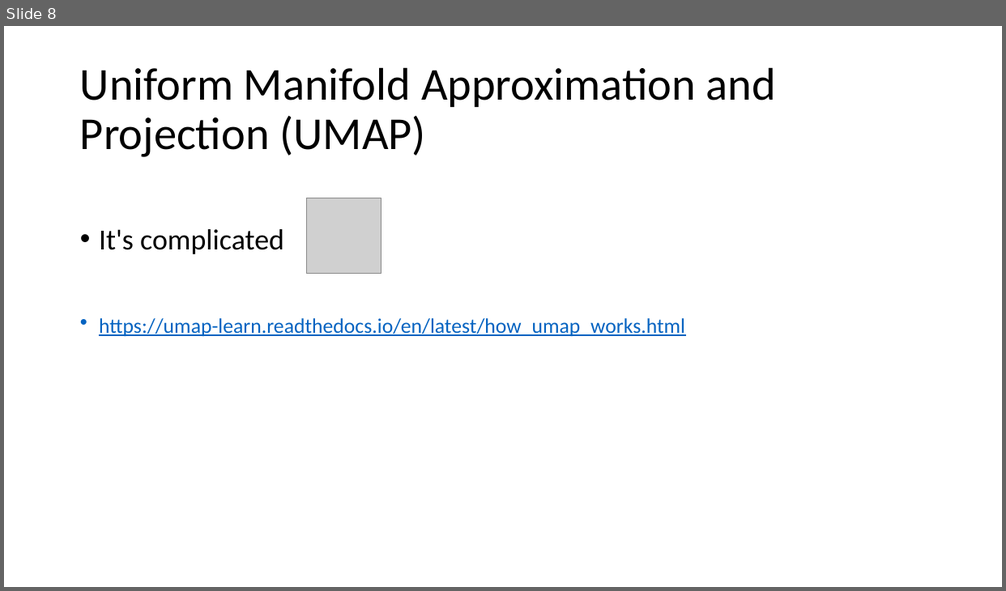
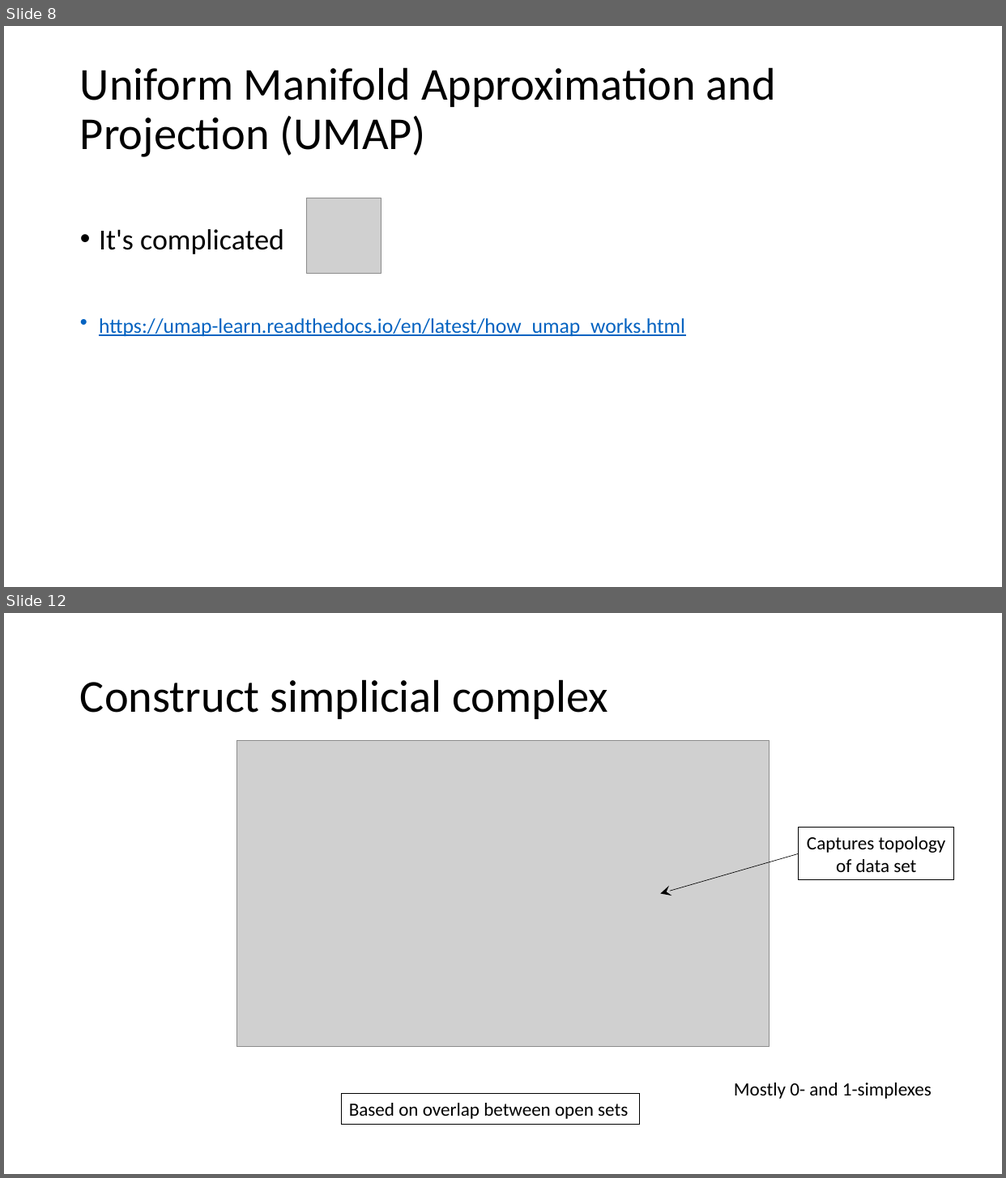
Before and after one commit to gjbex/Machine-learning-with-Python, a slide deck: dimensionality_reduction.pptx. Shown one above the other, each under a label of ours: slide 8 before the commit, slides 8 and 12 after it; the slides between them are not shown. The pictures are 1006x591 and 1006x1178 pixels, drawn with LibreOffice and Linux fonts; fonts in the diff are those of the drawing; grey boxes stand for pictures. Boxes give left, top, right and bottom in pixels: in the first picture for what was removed or moved away, otherwise in the second. Text is boxed around its words. In the diff, an @@ line names an element or a change of style, - is before the commit and + after.

```diff
--- a/dimensionality_reduction.pptx
+++ b/dimensionality_reduction.pptx
@@ slide 12 added at <box>4,613,1002,1174</box>, background #FFFFFF @@
@@ title added at <box>80,679,609,719</box>, 44 pt, text #000000 @@
+Construct simplicial complex
@@ picture added at <box>236,741,769,1046</box> @@
@@ rectangle added at <box>799,827,954,880</box>, outline #000000 0.75 pt, 18 pt, text #000000 @@
+Captures topology
+of data set
@@ arrow added from (799, 854) to (661, 894), #000000 0.5 pt @@
@@ rectangle added at <box>342,1094,640,1124</box>, outline #000000 0.75 pt, 18 pt, text #000000 @@
+Based on overlap between open sets
@@ text added at <box>734,1083,931,1099</box>, 18 pt, text #000000 @@
+Mostly 0- and 1-simplexes
```
Also in this commit, not shown: 5 other slides added.
